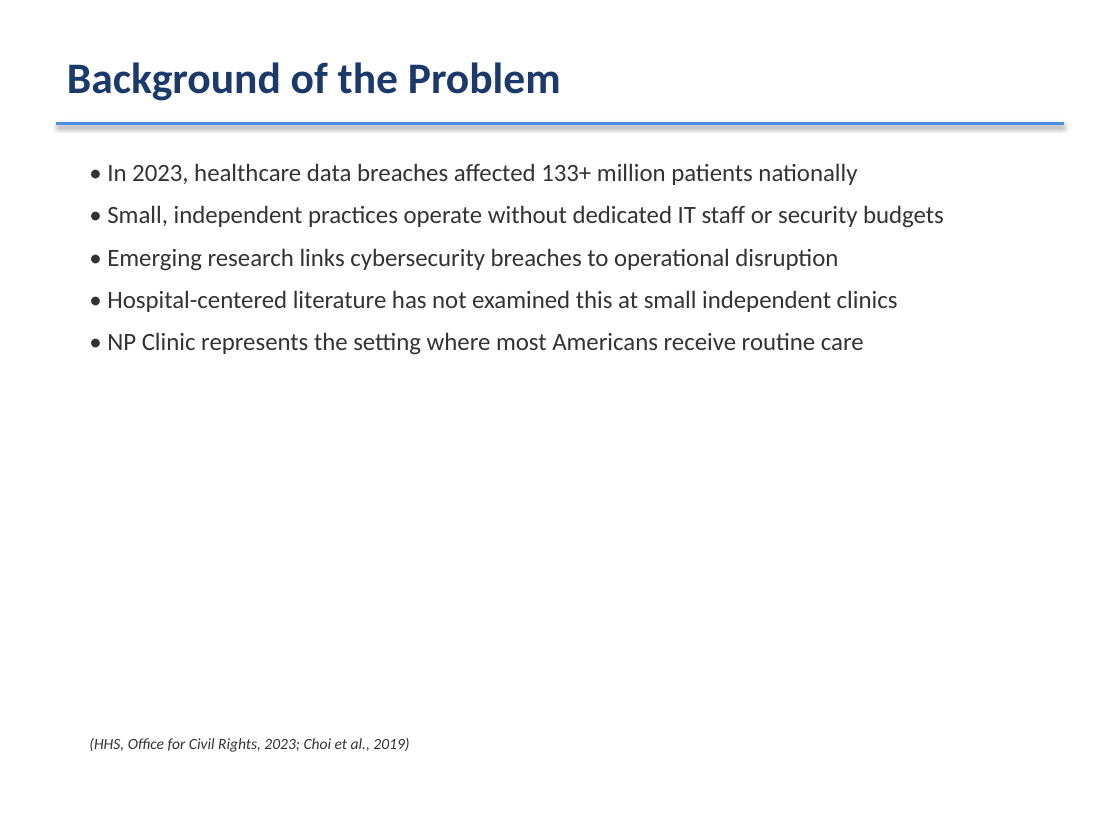
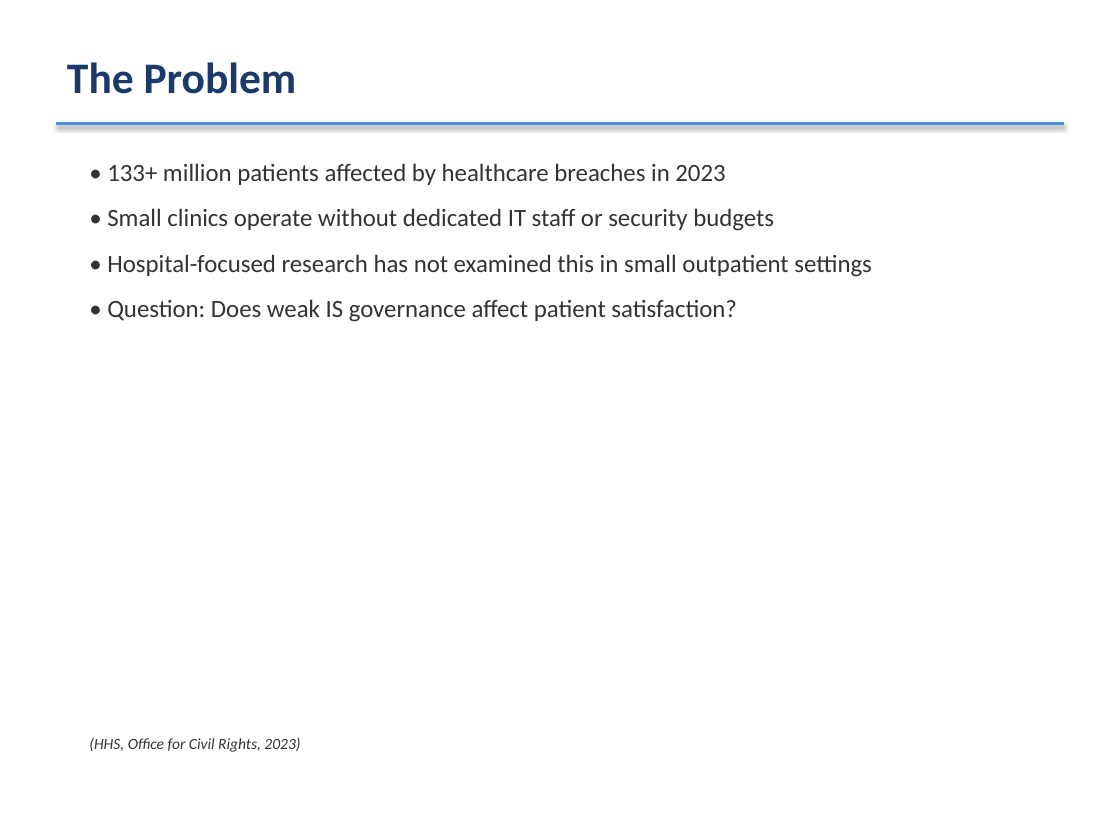
Before and after one commit to CyberNupe/CyberNupe, a slide deck: slide 2 of DRP_Defense_Presentation.pptx (slide 3 before the commit). Drawn at 1120x840 pixels with LibreOffice and Linux fonts; fonts in the diff are those of the drawing. Boxes give left, top, right and bottom in pixels: in the first picture for what was removed or moved away, otherwise in the second. Text is boxed around its words. In the diff, an @@ line names an element or a change of style, - is before the commit and + after.

```diff
--- a/DRP_Defense_Presentation.pptx
+++ b/DRP_Defense_Presentation.pptx
@@ text at (67, 62, 297, 94): text changed @@
-Background of the Problem
+The Problem
@@ text at (107, 163, 872, 322): text changed @@
-• In 2023, healthcare data breaches affected 133+ million patients nationally
-• Small, independent practices operate without dedicated IT staff or security budgets
-• Emerging research links cybersecurity breaches to operational disruption
-• Hospital-centered literature has not examined this at small independent clinics
-• NP Clinic represents the setting where most Americans receive routine care
+• 133+ million patients affected by healthcare breaches in 2023
+• Small clinics operate without dedicated IT staff or security budgets
+• Hospital-focused research has not examined this in small outpatient settings
+• Question: Does weak IS governance affect patient satisfaction?
@@ text at (89, 738, 300, 752): text changed @@
-(HHS, Office for Civil Rights, 2023; Choi et al., 2019)
+(HHS, Office for Civil Rights, 2023)
```
Also in this commit, not shown: 16 other slides changed, 22 slides removed.
